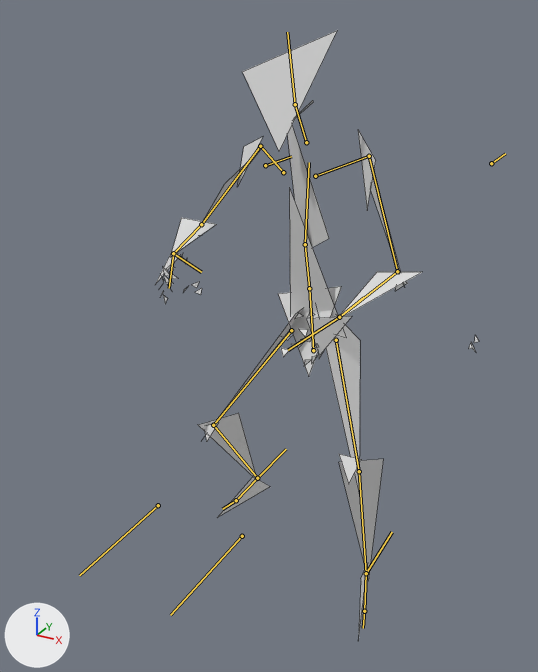
Two versions of the Blender file src/assets/glib/glib_animations.blend, one commit apart.
Camera for both pictures: a camera (50 mm lens) standing at (0.906, -1.951, 1.812) and looking at (-0.08, -0.157, 0.915). The lights are fixed; the arrows at lower left show +X, +Y and +Z. Both versions are drawn at frame 5 of the action 'block_up'; the numbers are the values there. The bones that bend it are drawn over the model as lines. Mesh edges are drawn as thin lines.

The first picture shows 'export'.
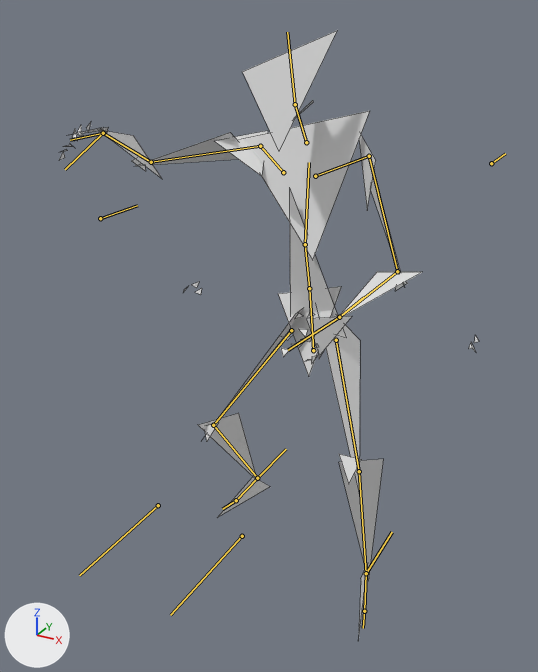
Where the change shows, as pixel boxes (x1, y1, x2, y2) in the pictures (538 x 672 px):
'export', posed (30% wider): before (156, 31, 479, 641); after (59, 31, 479, 641)
bone 'hand.R', root to tip: before (173, 253) to (169, 288); after (103, 133) to (70, 140)
bone 'elbow_ik.R', root to tip: before (265, 165) to (291, 156); after (100, 218) to (137, 205)
bone 'hand_ik.R.001', root to tip: before (173, 253) to (201, 272); after (103, 133) to (65, 169)

What changed in the scene script:
```text
Change bone_hand_r:
    where bone_hand_r = bpy.data.objects['ergo_rig'].pose.bones['hand.R']  # child of 'forearm.R'
    bone_hand_r.rotation_quaternion: (0.998, -0.002, 0.031, 0.013) -> (0.991, -0.008, 0.12, 0.049)  # degrees (0, 4, 1) -> degrees (0, 14, 6)
Change bone_elbow_ik_r:
    where bone_elbow_ik_r = bpy.data.objects['ergo_rig'].pose.bones['elbow_ik.R']
    bone_elbow_ik_r.location: (-0.151, -0.159, -0.054) -> (-0.584, -0.614, -0.209)
Change bone_hand_ik_r_001:
    where bone_hand_ik_r_001 = bpy.data.objects['ergo_rig'].pose.bones['hand_ik.R.001']
    bone_hand_ik_r_001.location: (0.137, -0.336, 0.102) -> (0.003, -0.437, 0.441)
    bone_hand_ik_r_001.rotation_quaternion: (0.795, -0.253, 0.0, 0.0) -> (0.21, -0.978, 0.0, 0.0)  # degrees (-35, 0, 0) -> degrees (-156, 0, 0)
```
